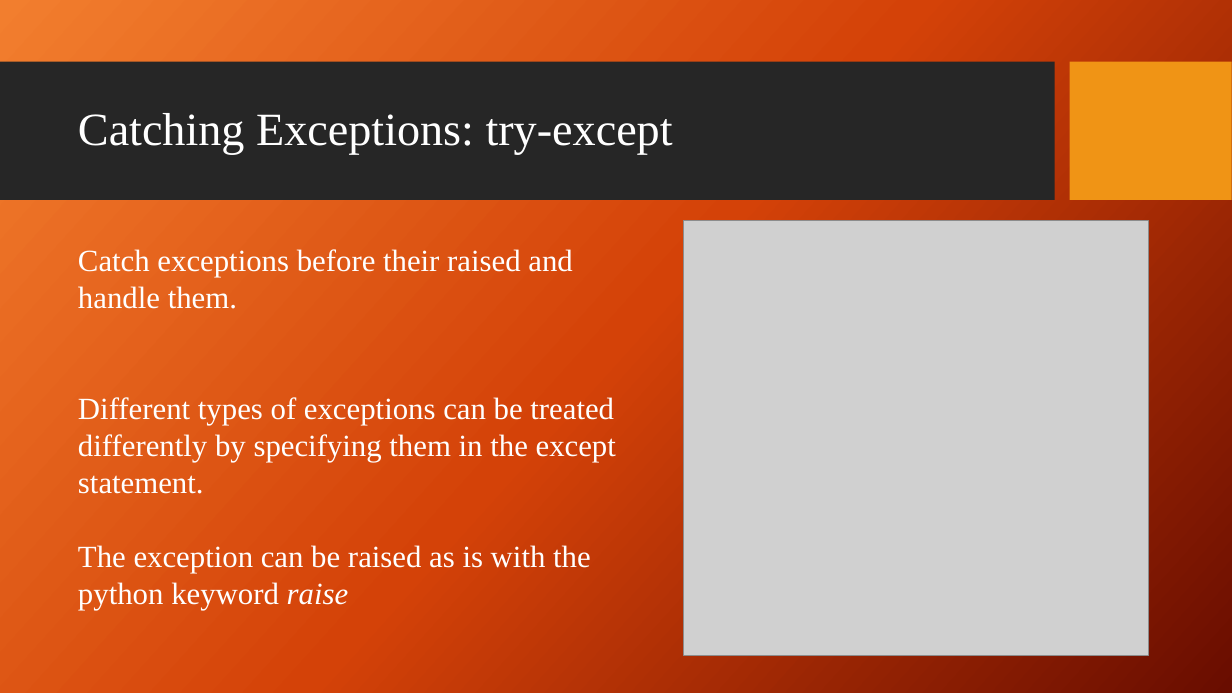
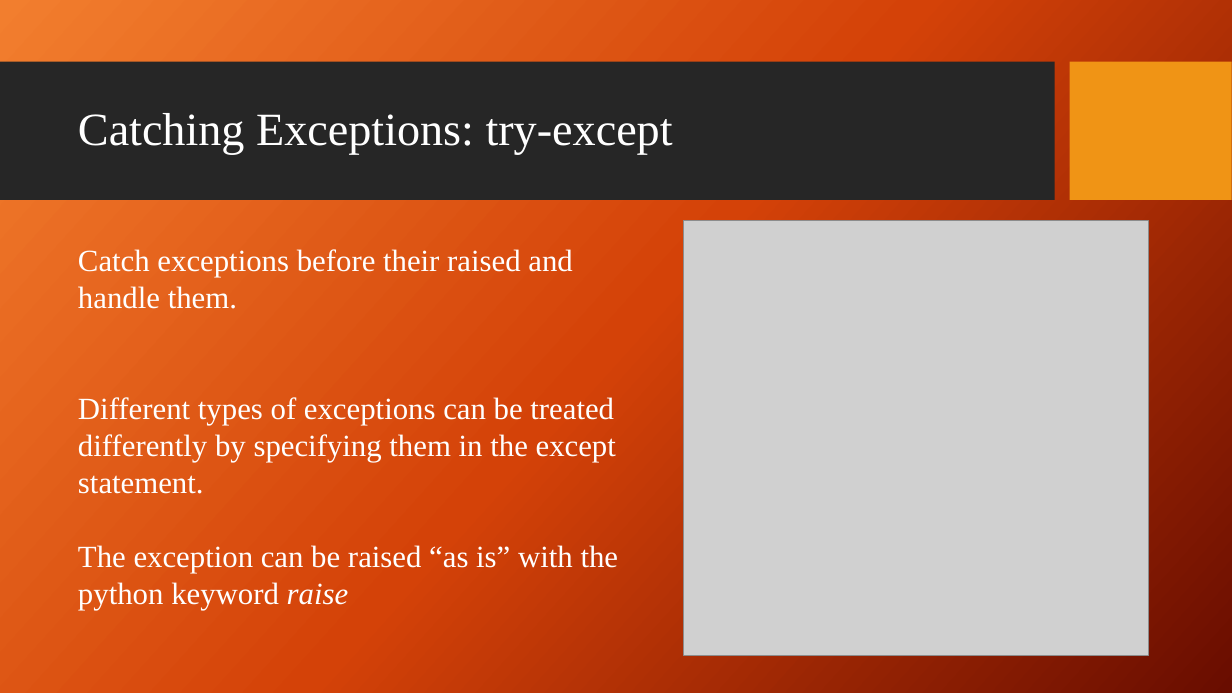
Before and after one commit to giganano/PythonBootcamp, a slide deck: slide 25 of slides/review.pptx (slide 26 before the commit). Drawn at 1232x693 pixels with LibreOffice and Linux fonts; fonts in the diff are those of the drawing; grey boxes stand for pictures; background and template pictures are left out. Boxes give left, top, right and bottom in pixels: in the first picture for what was removed or moved away, otherwise in the second. Text is boxed around its words. In the diff, an @@ line names an element or a change of style, - is before the commit and + after.

Commit message:
slides: updates to session 2, python 3.10 match-case syntax

```diff
--- a/slides/review.pptx
+++ b/slides/review.pptx
@@ text at (78,545,619,610): text changed @@
-The exception can be raised as is with the python keyword raise
+The exception can be raised “as is” with the python keyword raise
```
Also in this commit, not shown: 2 other slides changed, 3 slides added.
